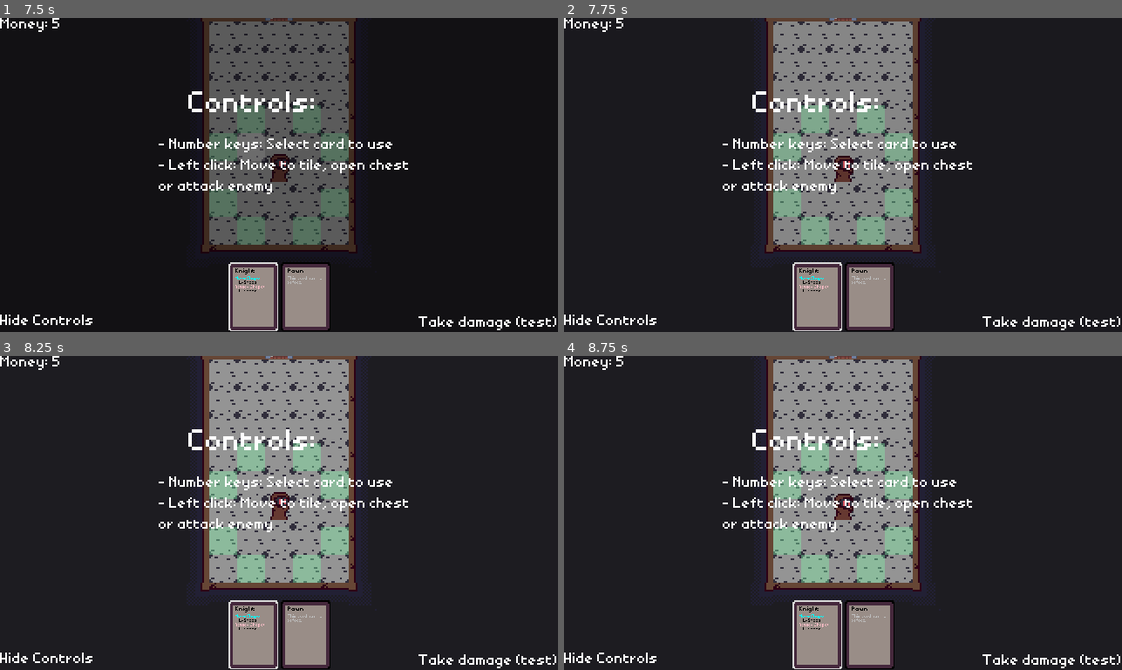
Above: before the commit, frames 1-4 (two rows, left to right).
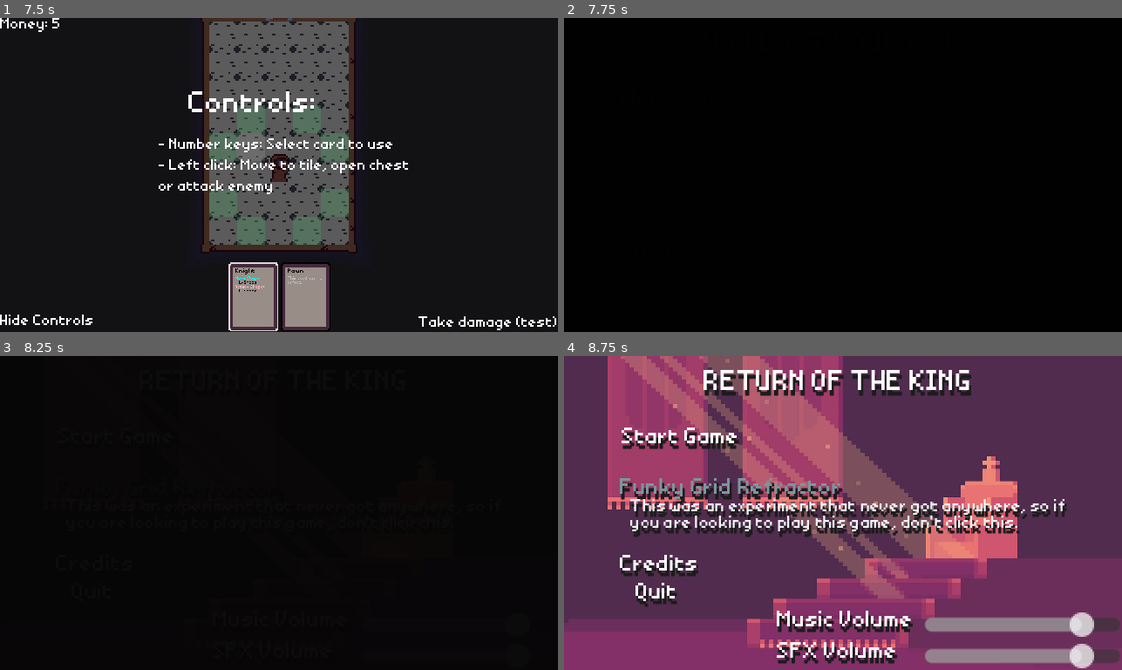
Above: after the commit, the same moments.

Repository: bonsaipropaganda/pass-the-game-jam-2024
Game: Godot game, scene res://ui/splash_screen/splash_screen.tscn
Same seed, same stepped clock (60 frames per second), same inputs: the game is played once before the commit and once after it. Video files are missing from this copy of the repository; at most half a second of black plays in their place. Sound files missing from this copy of the repository are replaced by a short silence.
Inputs (mouse positions are in pixels of both pictures, inside the frame that each line leads up to):
- Up to frame 1 (7.5 s): click "Start Game" at 0.5 s; click "Take damage (test)" at 1.25 s; tap Enter at 2 s; move the mouse to (251, 237) at 2.02 s; tap 1 at 2.1 s; click (251, 237) at 2.17 s; click "Show controls" at 2.75 s; click "Hide Controls" at 3.5 s; click "Take damage (test)" at 4.25 s; click "Show Controls" at 5 s; drag from (446, 222) to (279, 36) at 5.77 s; move the mouse to (111, 127) at 6.52 s; tap 0 at 6.6 s; click (111, 127) at 6.67 s; drag from (306, 175) to (111, 127) at 7.27 s
- Up to frame 2 (7.75 s): no input
- Up to frame 3 (8.25 s): click (111, 440) at 8 s, where only the run after the commit has a clickable "Main Menu"
- Up to frame 4 (8.75 s): no input

Frame 1 is identical in both runs. In frame 2, 100% of the frame differs, in the area x 0-100%, y 0-100%; in frame 3, 94%; in frame 4, 97%.
Error before the commit: Assertion failed: You died! Currently there is no death functionality so I'm just gonna kill your game. (res://items/cards/types/card_king_basic.gd:37)
Error after the commit: Cannot call method 'change_scene_to_packed' on a null value. (res://places/game_manager/game_manager.gd:300)

Commit message:
Added death screen
Death screen is blank for now, but at least there is a death screen that way the game now has a "complete" game loop.

- when the card_king_basic.gd is discarded it signals to the game manager to switch scenes.

Diff:
--- a/0_autoloaded/signal_bus.gd
+++ b/0_autoloaded/signal_bus.gd
@@ -27,3 +27,7 @@
 ## Emitted for game_manager to handle post-hit discarding
 @warning_ignore("unused_signal")
 signal player_takes_damage
+
+## Emitted when card_king_basic.gd _on_discard is called
+@warning_ignore("unused_signal")
+signal game_over
--- a/items/cards/types/card_king_basic.gd
+++ b/items/cards/types/card_king_basic.gd
@@ -34,4 +34,5 @@
 
 	AudioManager.sfx_play(AudioManager.sfx_enum.KILL, 0.2, 3.0)
 	# vv let's make a death sound as a start! vv
-	assert(false, "You died! Currently there is no death functionality so I'm just gonna kill your game.")
+	SignalBus.game_over.emit()
+	#assert(false, "You died! Currently there is no death functionality so I'm just gonna kill your game.")
--- a/places/game_manager/game_manager.gd
+++ b/places/game_manager/game_manager.gd
@@ -64,6 +64,7 @@
 	SignalBus.enemy_spawned.connect(on_enemy_spawn)
 	SignalBus.enemy_died.connect(on_enemy_death)
 	SignalBus.player_takes_damage.connect(_discard_card)
+	SignalBus.game_over.connect(_on_game_over)
 	##SignalBus.chest_opened.connect(
 
 	to_next_level(E.RoomType.SPAWN) # Spawn in the initial level
@@ -290,3 +291,10 @@
 	card.on_discard()
 	players_cards.erase(card)
 	_select_card(0)
+
+# called when card_king_basic.gd _on_discard is called
+func _on_game_over():
+	# if there is no delay here there will be an error
+	# due to other things still trying to access the scene tree and changing it too quickly. just trust me we need it ;)
+	await get_tree().create_timer(.3).timeout
+	get_tree().change_scene_to_packed(preload("res://ui/menus/death_menu.tscn"))
--- /dev/null
+++ b/ui/menus/death_menu.gd
@@ -0,0 +1,44 @@
+extends Control
+
+@onready var scene_width = ProjectSettings.get_setting("display/window/size/viewport_width")
+@export var scene_main_menu : PackedScene
+
+func _ready() -> void:
+	$UI/FadeRectangle.show()
+	#fade from black using FadeRectangle
+	var tween = get_tree().create_tween()
+	tween.tween_property(
+		$UI/FadeRectangle,
+		"color",
+		Color(1.0, 1.0, 1.0, 0.0),
+		1.0 # 1 second
+	).set_trans(Tween.TRANS_CUBIC)
+
+
+func _on_main_menu_button_pressed() -> void:
+	AudioManager.music_transition_to(AudioManager.song_enum.GAMEPLAY_1, 3.0)
+	AudioManager.sfx_play(AudioManager.sfx_enum.BUTTON, 0.0)
+	get_tree().change_scene_to_packed(scene_main_menu)
+
+func _on_quit_button_pressed() -> void:
+	AudioManager.sfx_play(AudioManager.sfx_enum.BUTTON, 0.0)
+	get_tree().quit()
+
+func _on_button_hovered():
+	AudioManager.sfx_play(AudioManager.sfx_enum.SELECT, 0.2)
+
+var _last_time_soundcheck:int = 0
+func _on_sfx_volume_slider_value_changed(value: float) -> void:
+	AudioServer.set_bus_volume_db(
+		AudioServer.get_bus_index("Sfx"), value
+		)
+	#so it doesnt spamm
+	if Time.get_ticks_msec() - _last_time_soundcheck > 250:
+		AudioManager.sfx_play(AudioManager.sfx_enum.DAMAGE)
+		_last_time_soundcheck = Time.get_ticks_msec()
+
+
+func _on_music_volume_slider_value_changed(value: float) -> void:
+		AudioServer.set_bus_volume_db(
+		AudioServer.get_bus_index("Music"), value
+		)
--- /dev/null
+++ b/ui/menus/death_menu.tscn
@@ -0,0 +1,141 @@
+[gd_scene load_steps=4 format=3 uid="uid://1l48g2fcdhc4"]
+
+[ext_resource type="Script" path="res://ui/menus/death_menu.gd" id="1_llixi"]
+[ext_resource type="PackedScene" uid="uid://wrl8qtpj08iw" path="res://ui/menus/main_menu.tscn" id="2_2y7e2"]
+[ext_resource type="Texture2D" uid="uid://c1v68fqkb36nt" path="res://gfx/ui/menues/main_menu.png" id="4_5cjqs"]
+
+[node name="DeathMenu" type="Control"]
+layout_mode = 3
+anchors_preset = 15
+anchor_right = 1.0
+anchor_bottom = 1.0
+grow_horizontal = 2
+grow_vertical = 2
+script = ExtResource("1_llixi")
+scene_main_menu = ExtResource("2_2y7e2")
+
+[node name="UI" type="CanvasLayer" parent="."]
+
+[node name="Main Menu" type="Control" parent="UI"]
+layout_mode = 3
+anchors_preset = 15
+anchor_right = 1.0
+anchor_bottom = 1.0
+grow_horizontal = 2
+grow_vertical = 2
+
+[node name="Images" type="Control" parent="UI/Main Menu"]
+layout_mode = 1
+anchors_preset = 15
+anchor_right = 1.0
+anchor_bottom = 1.0
+grow_horizontal = 2
+grow_vertical = 2
+
+[node name="Background" type="TextureRect" parent="UI/Main Menu/Images"]
+layout_mode = 1
+anchors_preset = -1
+anchor_top = -0.298
+anchor_right = 1.0
+anchor_bottom = 1.343
+offset_top = -0.359997
+offset_bottom = 2.25999
+grow_horizontal = 2
+grow_vertical = 2
+texture = ExtResource("4_5cjqs")
+expand_mode = 1
+
+[node name="Labels" type="Control" parent="UI/Main Menu"]
+layout_mode = 1
+anchors_preset = 15
+anchor_right = 1.0
+anchor_bottom = 1.0
+grow_horizontal = 2
+grow_vertical = 2
+
+[node name="YouDiedLabel" type="RichTextLabel" parent="UI/Main Menu/Labels"]
+layout_mode = 1
+anchors_preset = 5
+anchor_left = 0.5
+anchor_right = 0.5
+offset_left = -80.0
+offset_top = 8.0
+offset_right = 80.0
+offset_bottom = 46.0
+grow_horizontal = 2
+theme_override_colors/font_shadow_color = Color(0, 0, 0, 1)
+theme_override_constants/shadow_offset_y = 3
+theme_override_font_sizes/normal_font_size = 15
+text = "YOU LOST YOUR KING"
+
+[node name="Buttons" type="Control" parent="UI/Main Menu"]
+layout_mode = 1
+anchors_preset = 4
+anchor_top = 0.5
+anchor_bottom = 0.5
+offset_top = 7.79
+offset_right = 176.645
+offset_bottom = 134.66
+grow_vertical = 2
+
+[node name="MainMenuButton" type="TextureButton" parent="UI/Main Menu/Buttons"]
+layout_direction = 1
+layout_mode = 1
+anchors_preset = -1
+anchor_left = 0.169832
+anchor_top = -0.494916
+anchor_right = 0.169832
+anchor_bottom = -0.494916
+offset_right = 71.0
+offset_bottom = 27.0
+metadata/_edit_use_anchors_ = true
+metadata/_edit_group_ = true
+
+[node name="Label" type="RichTextLabel" parent="UI/Main Menu/Buttons/MainMenuButton"]
+layout_mode = 0
+offset_left = 3.0
+offset_top = 6.0
+offset_right = 81.0
+offset_bottom = 24.0
+mouse_filter = 2
+theme_override_colors/font_shadow_color = Color(0, 0, 0, 1)
+theme_override_constants/shadow_offset_y = 3
+theme_override_font_sizes/normal_font_size = 12
+text = "Main Menu"
+
+[node name="QuitButton" type="TextureButton" parent="UI/Main Menu/Buttons"]
+layout_mode = 1
+anchors_preset = -1
+anchor_top = -0.0388889
+anchor_bottom = -0.0388889
+offset_left = 41.0
+offset_top = 37.0
+offset_right = 97.0
+offset_bottom = 64.0
+metadata/_edit_use_anchors_ = true
+
+[node name="Label" type="RichTextLabel" parent="UI/Main Menu/Buttons/QuitButton"]
+layout_mode = 0
+offset_right = 253.0
+offset_bottom = 31.0
+mouse_filter = 2
+theme_override_colors/font_shadow_color = Color(0, 0, 0, 1)
+theme_override_constants/shadow_offset_y = 3
+theme_override_font_sizes/normal_font_size = 12
+text = "Quit"
+metadata/_edit_lock_ = true
+
+[node name="FadeRectangle" type="ColorRect" parent="UI"]
+visible = false
+anchors_preset = 15
+anchor_right = 1.0
+anchor_bottom = 1.0
+grow_horizontal = 2
+grow_vertical = 2
+mouse_filter = 2
+color = Color(0, 0, 0, 1)
+
+[connection signal="mouse_entered" from="UI/Main Menu/Buttons/MainMenuButton" to="." method="_on_button_hovered"]
+[connection signal="pressed" from="UI/Main Menu/Buttons/MainMenuButton" to="." method="_on_main_menu_button_pressed"]
+[connection signal="mouse_entered" from="UI/Main Menu/Buttons/QuitButton" to="." method="_on_button_hovered"]
+[connection signal="pressed" from="UI/Main Menu/Buttons/QuitButton" to="." method="_on_quit_button_pressed"]
Not shown, changed: 2_docs/README_FIRST.md
